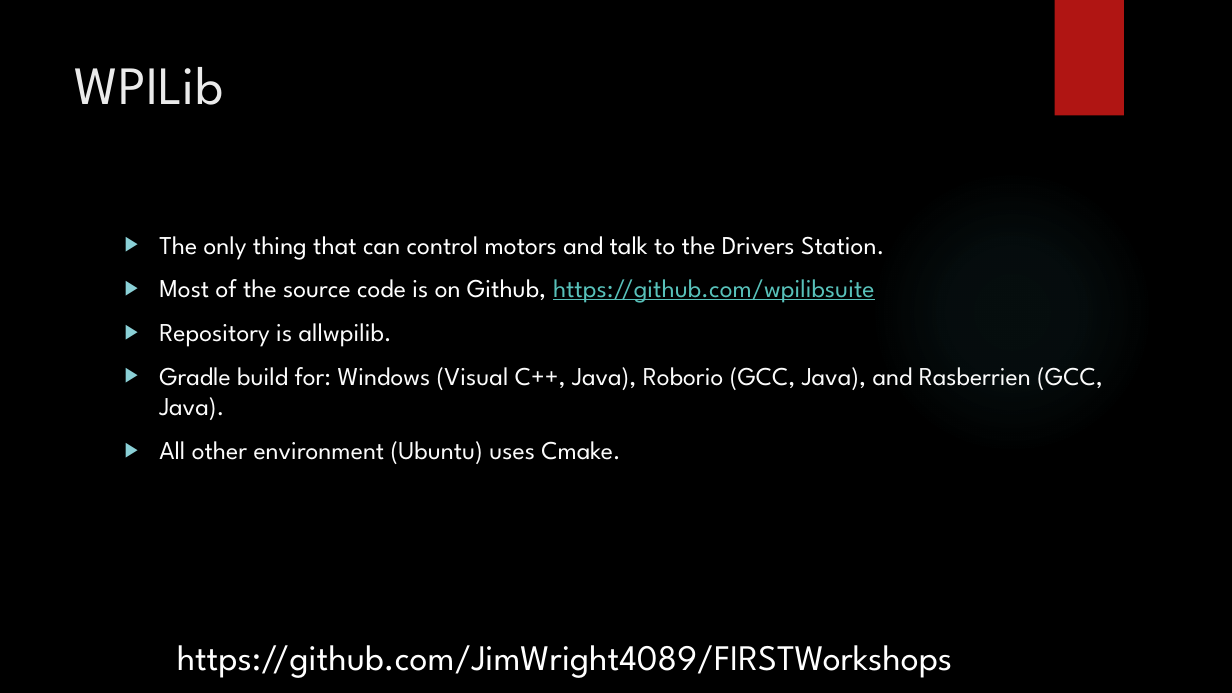
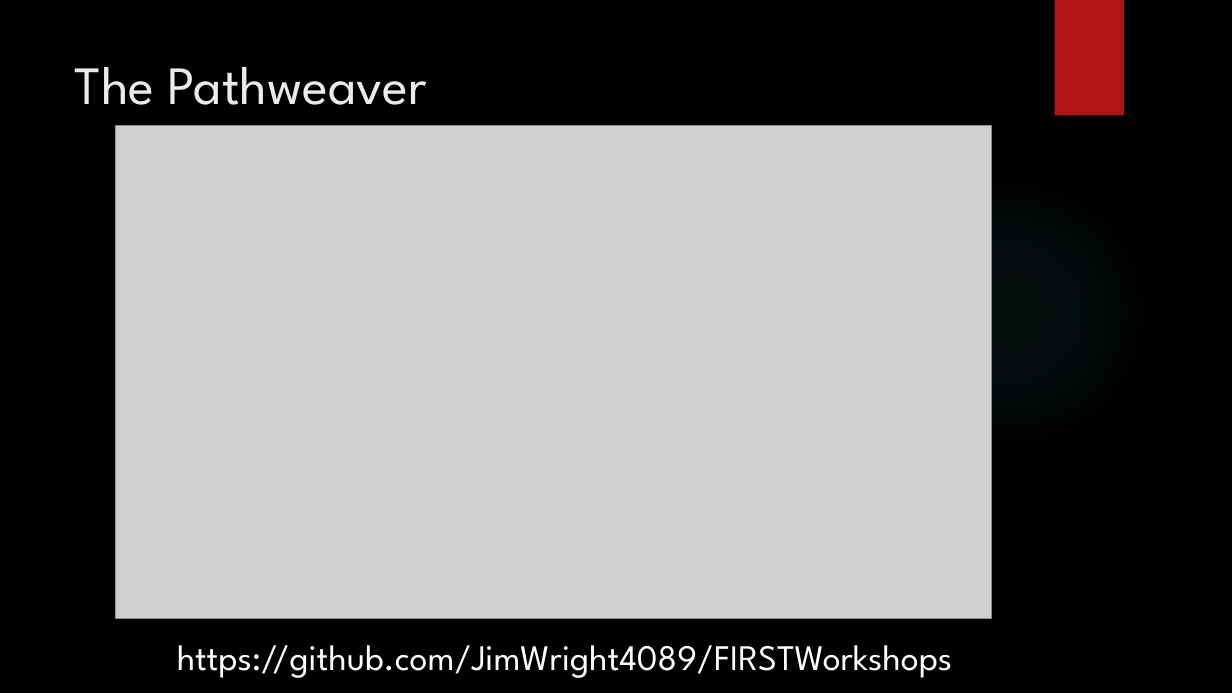
Before and after one commit to JimWright4089/FIRSTWorkshops, a slide deck: slide 13 of FRC/2019/Pathfinding/Pathfinding.pptx (slide 4 before the commit). Drawn at 1232x693 pixels with LibreOffice and Linux fonts; fonts in the diff are those of the drawing; grey boxes stand for pictures; background and template pictures are left out. Boxes give left, top, right and bottom in pixels: in the first picture for what was removed or moved away, otherwise in the second. Text is boxed around its words. In the diff, an @@ line names an element or a change of style, - is before the commit and + after.

```diff
--- a/FRC/2019/Pathfinding/Pathfinding.pptx
+++ b/FRC/2019/Pathfinding/Pathfinding.pptx
@@ title at bbox=[75, 67, 427, 105]: text changed @@
-WPILib
+The Pathweaver
@@ picture added at bbox=[116, 126, 993, 618] @@
@@ text removed at bbox=[159, 236, 1103, 464] @@
-▶ The only thing that can control motors and talk to the Drivers Station.
-▶ Most of the source code is on Github, https://github.com/wpilibsuite
-▶ Repository is allwpilib.
-▶ Gradle build for: Windows (Visual C++, Java), Roborio (GCC, Java), and Rasberrien (GCC, Java).
-▶ All other environment (Ubuntu) uses Cmake.
```
Also in this commit, not shown: 10 other slides changed, 13 slides added, 9 slides removed.
